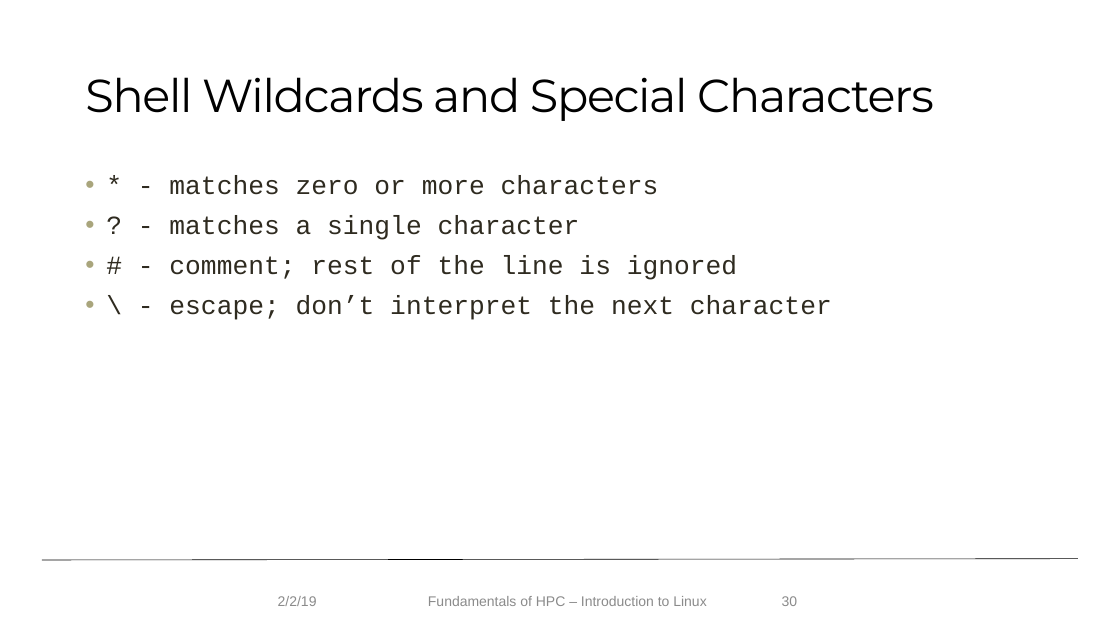
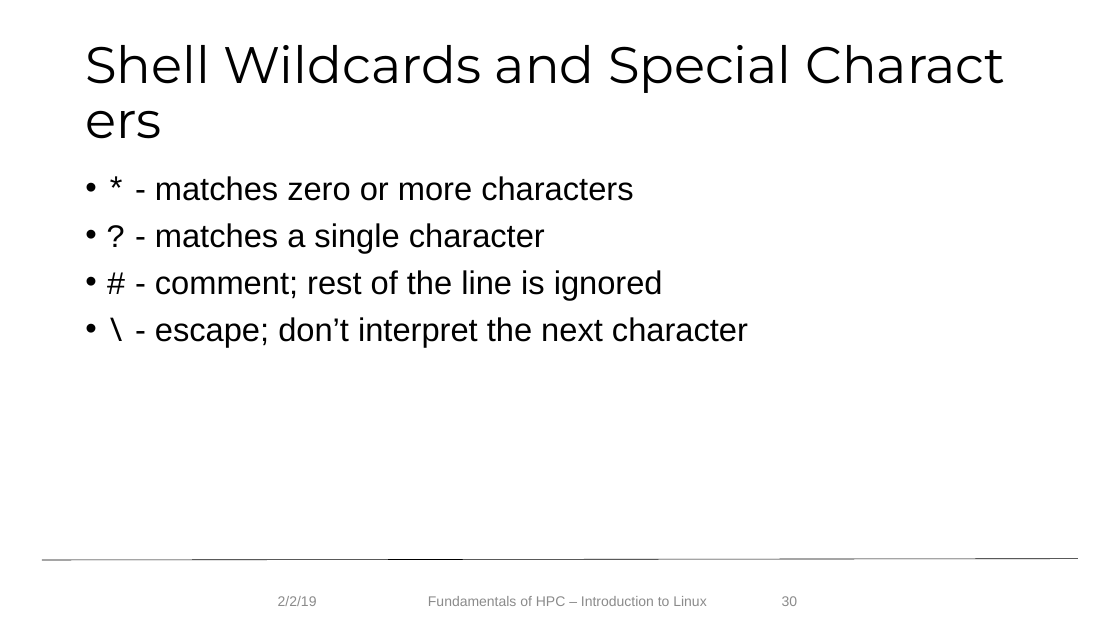
Before and after one commit to f1k4/Fundamentals_HPC_Spring_2019, a slide deck: slide 30 of IntroLinuxHPC19_spring_v2.pptx. Drawn at 1120x630 pixels with LibreOffice and Linux fonts; fonts in the diff are those of the drawing; background and template pictures are left out. Boxes give left, top, right and bottom in pixels: in the first picture for what was removed or moved away, otherwise in the second. Text is boxed around its words. In the diff, an @@ line names an element or a change of style, - is before the commit and + after.

```diff
--- a/IntroLinuxHPC19_spring_v2.pptx
+++ b/IntroLinuxHPC19_spring_v2.pptx
@@ title "Shell Wildcards and Special Characters" at bbox=[85, 45, 792, 201]: size 39.6 to 44 pt, letter spacing -1.1 to 0 pt; line spacing 1 to 0.9 @@
@@ text "* - matches zero or ..." at bbox=[155, 176, 748, 346]: size 22.5 to 28 pt, font Courier New to Arial, text colour #2F2B20 to #000000; font Courier New to Noto Sans Mono in "\" @@
```
Also in this commit, not shown: 26 other slides changed, 7 other files.
